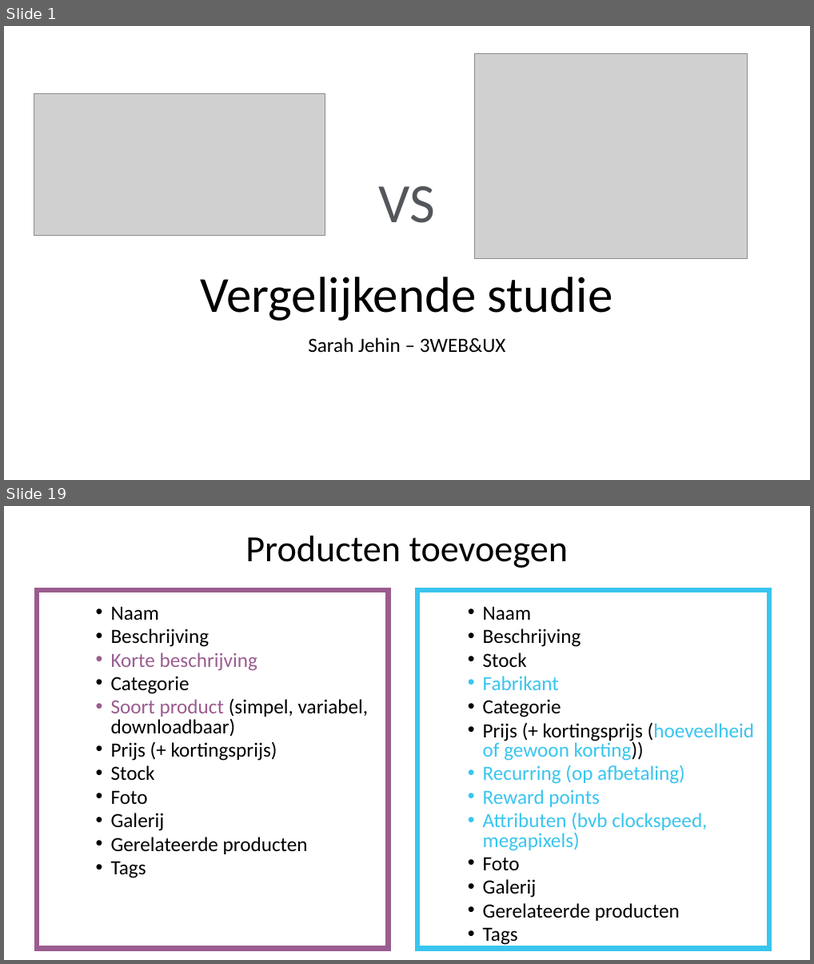
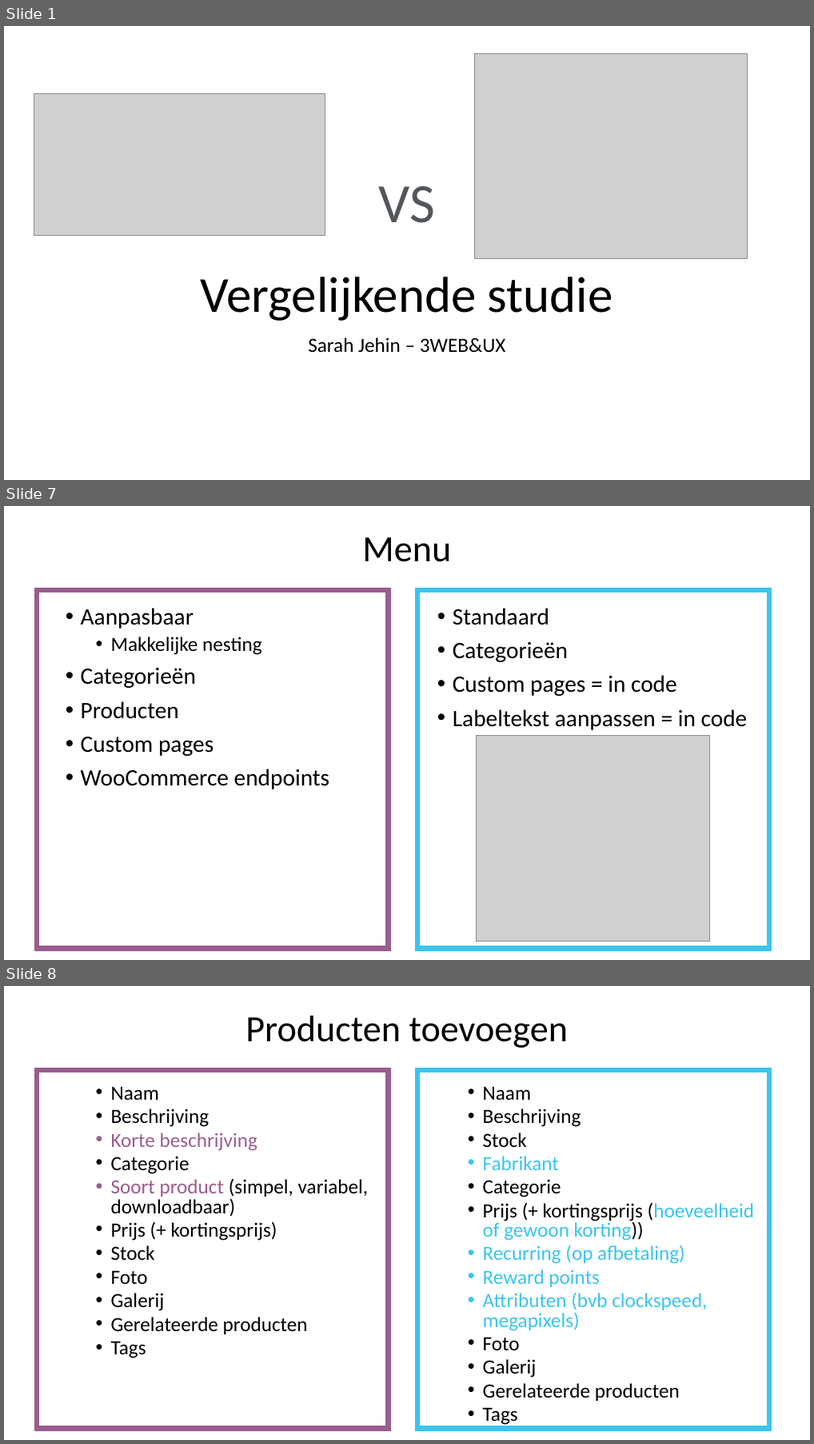
Before and after one commit to SarahJehin/WebResearch, a slide deck: vergelijkende_studie/Vergelijkende studie.pptx. Shown one above the other, each under a label of ours: slides 1 and 19 before the commit, slides 1, 7 and 8 after it; the slides between them are not shown. The pictures are 814x964 and 814x1444 pixels, drawn with LibreOffice and Linux fonts; fonts in the diff are those of the drawing; grey boxes stand for pictures. Boxes give left, top, right and bottom in pixels: in the first picture for what was removed or moved away, otherwise in the second. Text is boxed around its words. In the diff, an @@ line names an element or a change of style, - is before the commit and + after.

Commit message:
opencart returns, downloadable product, presentation

```diff
--- a/vergelijkende_studie/Vergelijkende studie.pptx
+++ b/vergelijkende_studie/Vergelijkende studie.pptx
@@ slide 7 added at [4,506,810,960], background #FFFFFF @@
@@ title added at [362,537,451,562], 44 pt, text #000000 @@
+Menu
@@ rectangle added at [37,590,389,948], outline #9B5C8F 6 pt @@
@@ rectangle added at [418,590,770,948], outline #39C5EF 6 pt @@
@@ text added at [81,608,330,789], 28 pt, text #000000 @@
+• Aanpasbaar
+  • Makkelijke nesting
+• Categorieën
+• Producten
+• Custom pages
+• WooCommerce endpoints
@@ text added at [453,608,748,730], 28 pt, text #000000 @@
+• Standaard
+• Categorieën
+• Custom pages = in code
+• Labeltekst aanpassen = in code
@@ picture added at [477,736,710,941] @@
@@ what was slide 19 is now slide 8 @@
```
Also in this commit, not shown: 7 slides changed, 7 other slides added, 3 slides removed, 2 other files.
